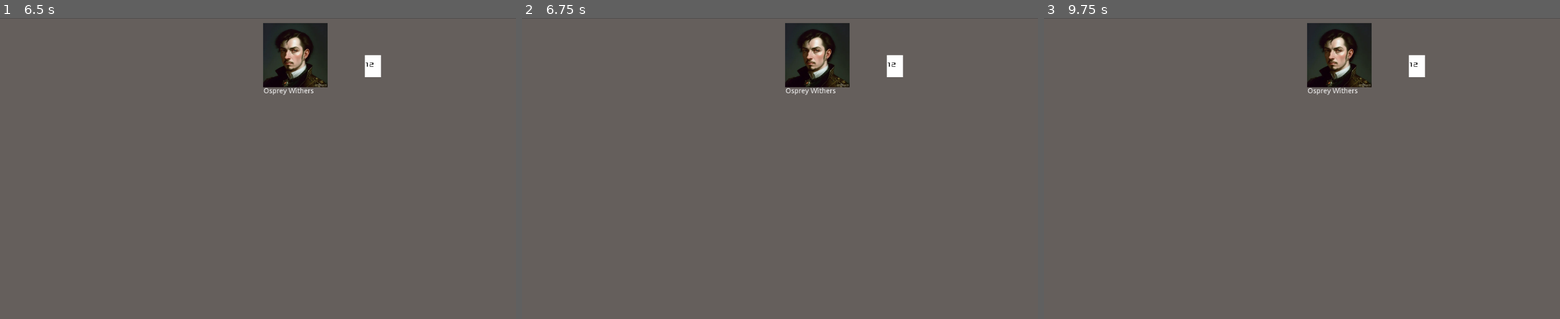
Above: before the commit, frames 1-3 (left to right).
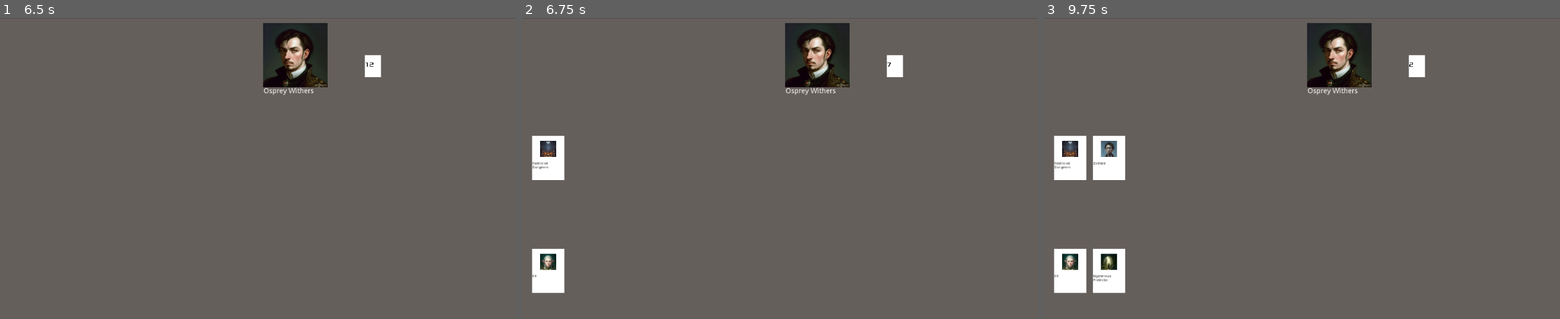
Above: after the commit, the same moments.

Repository: Multi-User-Domain/Realm
Game: Godot game, scene res://Main.tscn
Same seed, same stepped clock (60 frames per second), same inputs: the game is played once before the commit and once after it.
Inputs (mouse positions are in pixels of both pictures, inside the frame that each line leads up to):
- Up to frame 1 (6.5 s): tap Enter (ui_accept) at 0.5, 0.77, 1.25, 1.52, 2, 2.75, 3.02, 3.5, 3.77, 4.25, 4.52, 6.02 s; move the mouse to (371, 153) at 0.52 s; hold Right (ui_right) 0.53-1.28 s; click (371, 153) at 0.67 s; move the mouse to (154, 183) at 1.27 s; hold Left (ui_left) 1.28-2.03 s; move the mouse to (309, 102) at 2.02 s; hold Right (ui_right) 2.03-3.53 s; move the mouse to (232, 228) at 2.77 s; click (232, 228) at 2.92 s; move the mouse to (412, 213) at 3.52 s; hold Left (ui_left) 3.53-5.78 s; move the mouse to (103, 123) at 4.27 s; move the mouse to (283, 168) at 5.02 s; click (283, 168) at 5.17 s; move the mouse to (180, 93) at 5.77 s; hold Right (ui_right) from 5.78 s (still down)
- Up to frame 2 (6.75 s): keep holding Right (ui_right); move the mouse to (893, 153) at 6.52 s
- Up to frame 3 (9.75 s): tap Enter (ui_accept) at 6.77, 7.52, 9.02 s; move the mouse to (1198, 183) at 7.27 s; click (1198, 183) at 7.42 s; move the mouse to (1353, 102) at 8.02 s; release Right (ui_right) at 8.03 s; hold Left (ui_left) 8.03-9.53 s; move the mouse to (1276, 228) at 8.77 s; move the mouse to (1456, 213) at 9.52 s; hold Right (ui_right) from 9.53 s (still down); click (1456, 213) at 9.67 s

Frame 1 is identical in both runs. In frame 2, 1.9% of the frame differs, in the area x 1-73%, y 14-92%; in frame 3, 3.7%.
Error before the commit: Invalid get index 'jsonld_store' (on base: 'previously freed instance'). (res://Main.gd:109)
Error after the commit: Invalid get index 'jsonld_store' (on base: 'previously freed instance'). (res://Main.gd:110)

Commit message:
game starts
players take it in turns to play cards

Diff:
--- a/Main.gd
+++ b/Main.gd
@@ -9,6 +9,7 @@
 onready var player2_avatar = get_node("Player2Avatar")
 onready var card_tray = get_node("CardTray")
 onready var rdf_manager = get_node("RDFManager")
+onready var turn_manager = get_node("TurnManager")
 
 # export means that it can be set from the Scene editor
 # the scale transformation to apply to card size
@@ -74,8 +75,8 @@
 	card_tray.cards_start_pos.position.y = card_tray.position.y
 
 	# init players with JSON-LD data for the avatar, and their starting cards
-	player1_avatar.init_new_player(load_avatar_from_jsonld(Globals.AVATAR_CACHE["https://raw.githubusercontent.com/Multi-User-Domain/games-transformed-jam-2023/assets/rdf/avatar/ospreyWithers.json"]))
-	player2_avatar.init_new_player(load_avatar_from_jsonld(Globals.AVATAR_CACHE["https://raw.githubusercontent.com/Multi-User-Domain/games-transformed-jam-2023/assets/rdf/avatar/sumeri.json"]))
+	player1_avatar.init_player(0, load_avatar_from_jsonld(Globals.AVATAR_CACHE["https://raw.githubusercontent.com/Multi-User-Domain/games-transformed-jam-2023/assets/rdf/avatar/ospreyWithers.json"]))
+	player2_avatar.init_player(1, load_avatar_from_jsonld(Globals.AVATAR_CACHE["https://raw.githubusercontent.com/Multi-User-Domain/games-transformed-jam-2023/assets/rdf/avatar/sumeri.json"]))
 
 	card_tray.init_deck(load_cards_for_tray())
 
@@ -114,8 +115,11 @@
 	var right_card = card_tray.get_card_to_right_of(selected_card)
 	var left_card = card_tray.get_card_to_left_of(selected_card)
 	card_tray.remove_card(selected_card)
-	if len(card_tray.card_manager.hand) == 0:
+	if card_tray.has_empty_hand():
 		card_tray.draw_new_hand()
+		# still has empty hand after drawing - ran out of cards
+		if card_tray.has_empty_hand():
+			turn_manager.start()
 	else:
 		if right_card != null:
 			set_selected_card(right_card)
--- a/player/avatar/Avatar.gd
+++ b/player/avatar/Avatar.gd
@@ -7,6 +7,7 @@
 onready var deck_prompt = get_node("DeckPrompt")
 onready var card_manager = get_node("CardManager")
 export var default_hp = 100
+export var player_index = 0
 var jsonld_store = {}
 
 func _ready():
@@ -38,7 +39,8 @@
 	else:
 		return []
 
-func init_new_player(character_jsonld):
+func init_player(player_index, character_jsonld):
+	self.player_index = player_index
 	_init_jsonld_data(character_jsonld)
 
 	# function initialises the Avatar with new player information
@@ -66,3 +68,8 @@
 
 func set_rdf_property(property, value):
 	self.jsonld_store[property] = value
+
+func play_cards():
+	for card in card_manager.get_cards_to_play():
+		card_manager.add_to_active_cards(card)
+		game._add_card_for_player(player_index, card)
